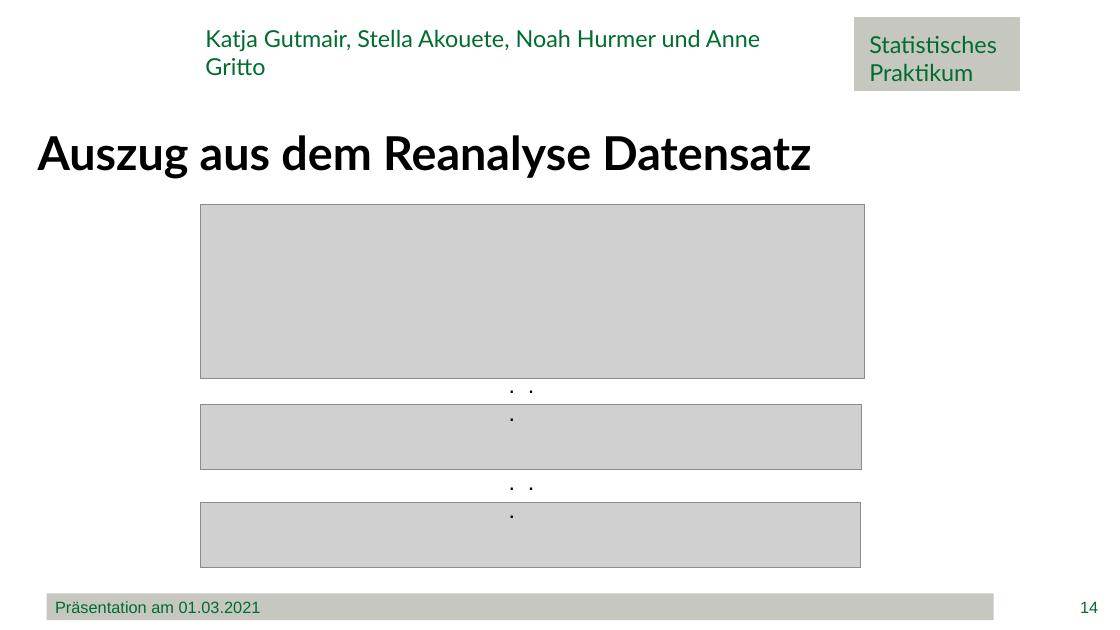
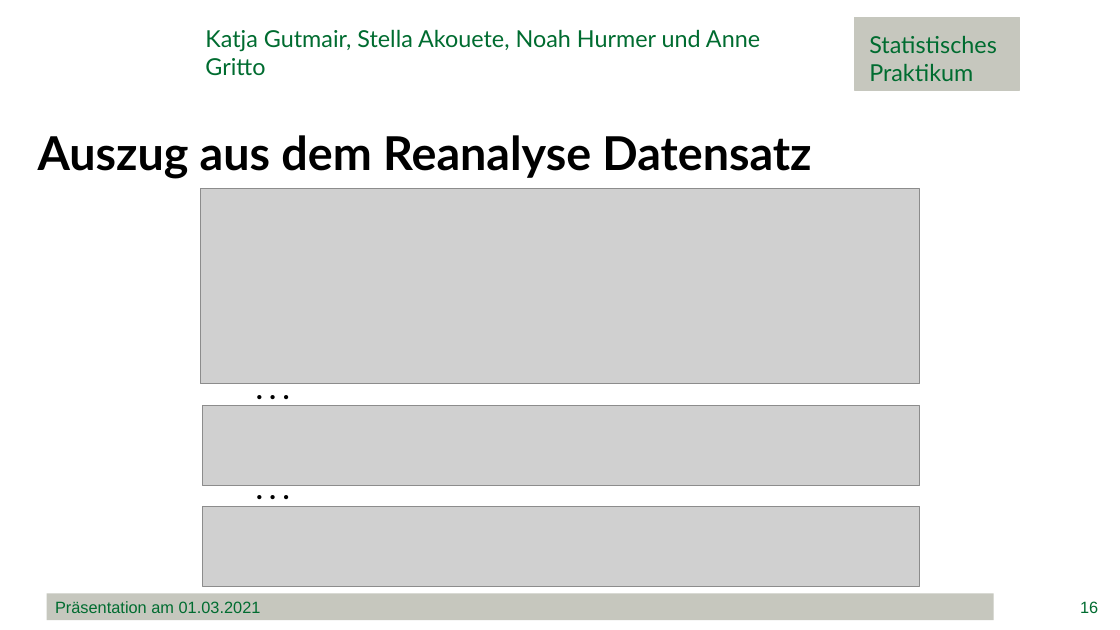
Before and after one commit to minimops/weatherFrog, a slide deck: slide 16 of documentation/ppt/Präsentation.pptx (slide 14 before the commit). Drawn at 1120x630 pixels with LibreOffice and Linux fonts; fonts in the diff are those of the drawing; grey boxes stand for pictures; background and template pictures are left out. Boxes give left, top, right and bottom in pixels: in the first picture for what was removed or moved away, otherwise in the second. Text is boxed around its words. In the diff, an @@ line names an element or a change of style, - is before the commit and + after.

```diff
--- a/documentation/ppt/Präsentation.pptx
+++ b/documentation/ppt/Präsentation.pptx
@@ picture: place and size @@
-picture at (201,204,865,378)
+picture at (200,189,920,384)
@@ text ". . .": place and size @@
-text ". . ." at (501,366,556,403)
+text ". . ." at (248,367,300,409)
@@ text ". . ." at (248,367,300,409): size 20 to 24 pt, font Arial to Lato, bold on @@
@@ picture: place and size @@
-picture at (201,404,862,470)
+picture at (202,406,920,486)
@@ text ". . ." at (248,468,300,510): size 20 to 24 pt, font Arial to Lato, bold on @@
@@ text ". . .": place and size @@
-text ". . ." at (501,463,556,500)
+text ". . ." at (248,468,300,510)
@@ picture: place and size @@
-picture at (201,502,861,568)
+picture at (202,507,920,586)
@@ page number at (1080,601,1098,613): text changed @@
-14
+16
```
Also in this commit, not shown: 23 other slides changed, 4 slides added, 9 other files.
